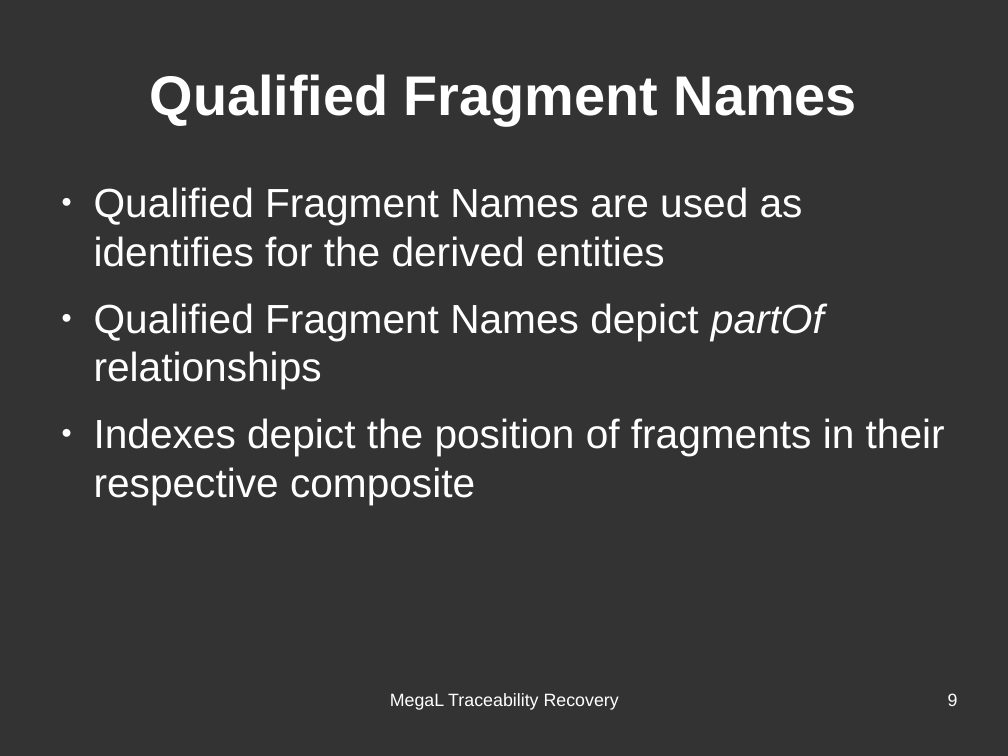
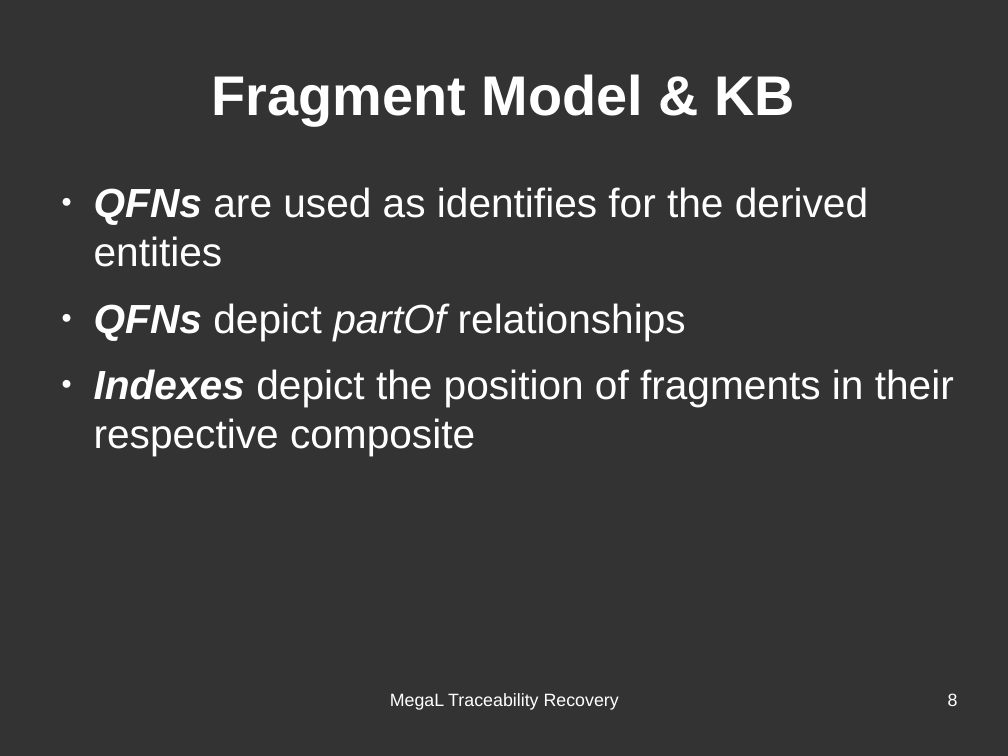
Before and after one commit to hayasam/megal-tr, a slide deck: slide 8 of slides/meeting-2016-06-28/meeting-2016-06-28.odp (slide 9 before the commit). Drawn at 1008x756 pixels with LibreOffice and Linux fonts; fonts in the diff are those of the drawing. Boxes give left, top, right and bottom in pixels: in the first picture for what was removed or moved away, otherwise in the second. Text is boxed around its words. In the diff, an @@ line names an element or a change of style, - is before the commit and + after.

```diff
--- a/slides/meeting-2016-06-28/meeting-2016-06-28.odp
+++ b/slides/meeting-2016-06-28/meeting-2016-06-28.odp
@@ title at [212, 74, 795, 125]: text changed @@
-Qualified Fragment Names
+Fragment Model & KB
@@ text at [94, 187, 868, 340]: text changed @@
-● Qualified Fragment Names are used as identifies for the derived entities
-● Qualified Fragment Names depict partOf relationships
+● QFNs are used as identifies for the derived entities
+● QFNs depict partOf relationships
@@ text at [94, 369, 954, 456]: bold on, italic on in "Indexes" @@
@@ page number at [948, 693, 958, 706]: text changed @@
-9
+8
```
Also in this commit, not shown: 8 other slides changed, 1 slide added, 6 other files.
